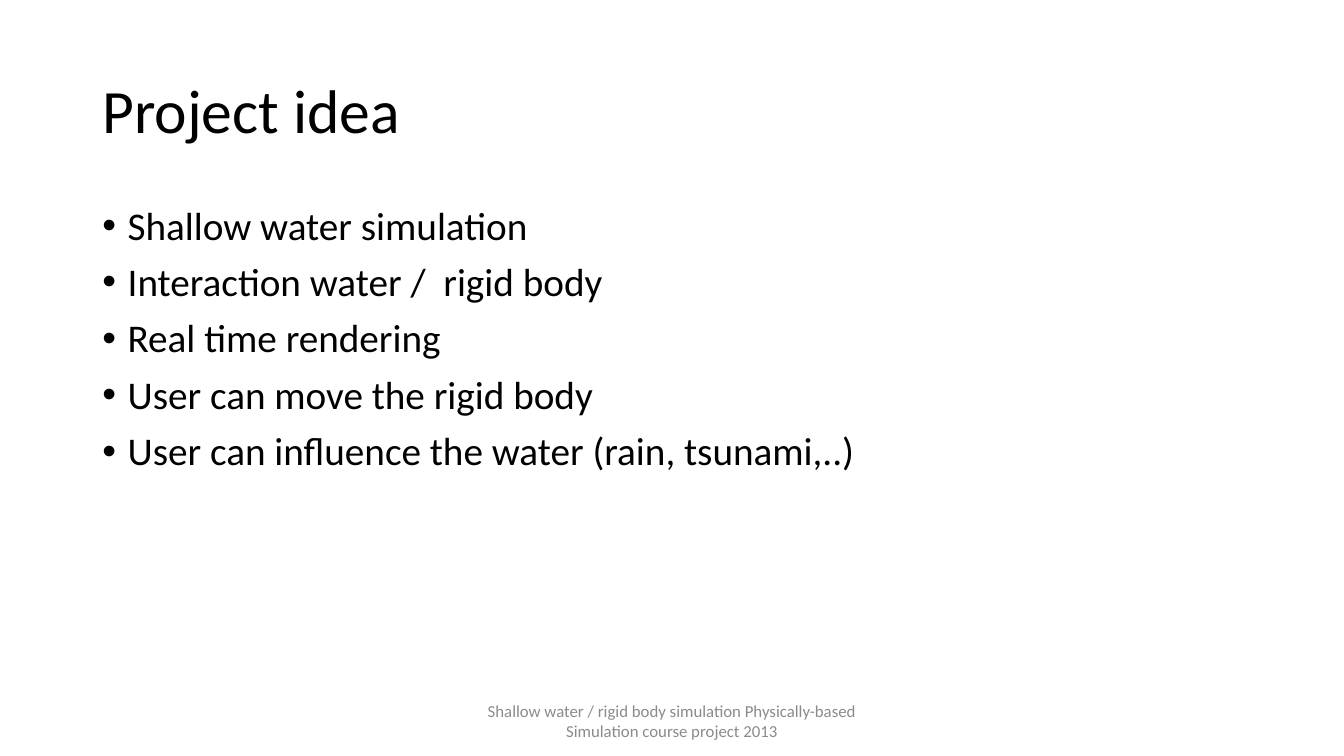
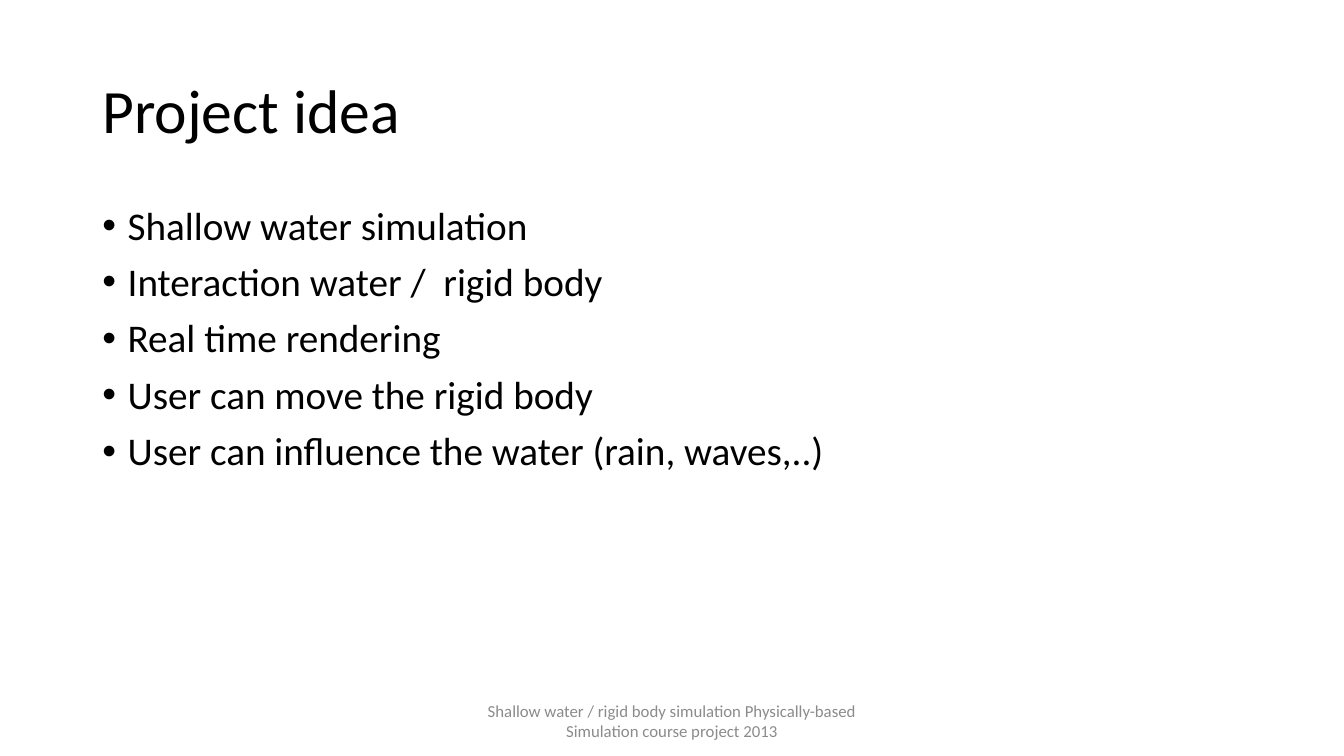
Before and after one commit to remodietlicher/PBSProject, a slide deck: slide 2 of ShallowWater/presentation/Presentation1.pptx. Drawn at 1344x756 pixels with LibreOffice and Linux fonts; fonts in the diff are those of the drawing. Boxes give left, top, right and bottom in pixels: in the first picture for what was removed or moved away, otherwise in the second. Text is boxed around its words. In the diff, an @@ line names an element or a change of style, - is before the commit and + after.

```diff
--- a/ShallowWater/presentation/Presentation1.pptx
+++ b/ShallowWater/presentation/Presentation1.pptx
@@ text at bbox=[128, 436, 823, 471]: text changed @@
-• User can influence the water (rain, tsunami,..)
+• User can influence the water (rain, waves,..)
```
Also in this commit, not shown: 3 other slides changed, 1 slide removed, 5 other files.
